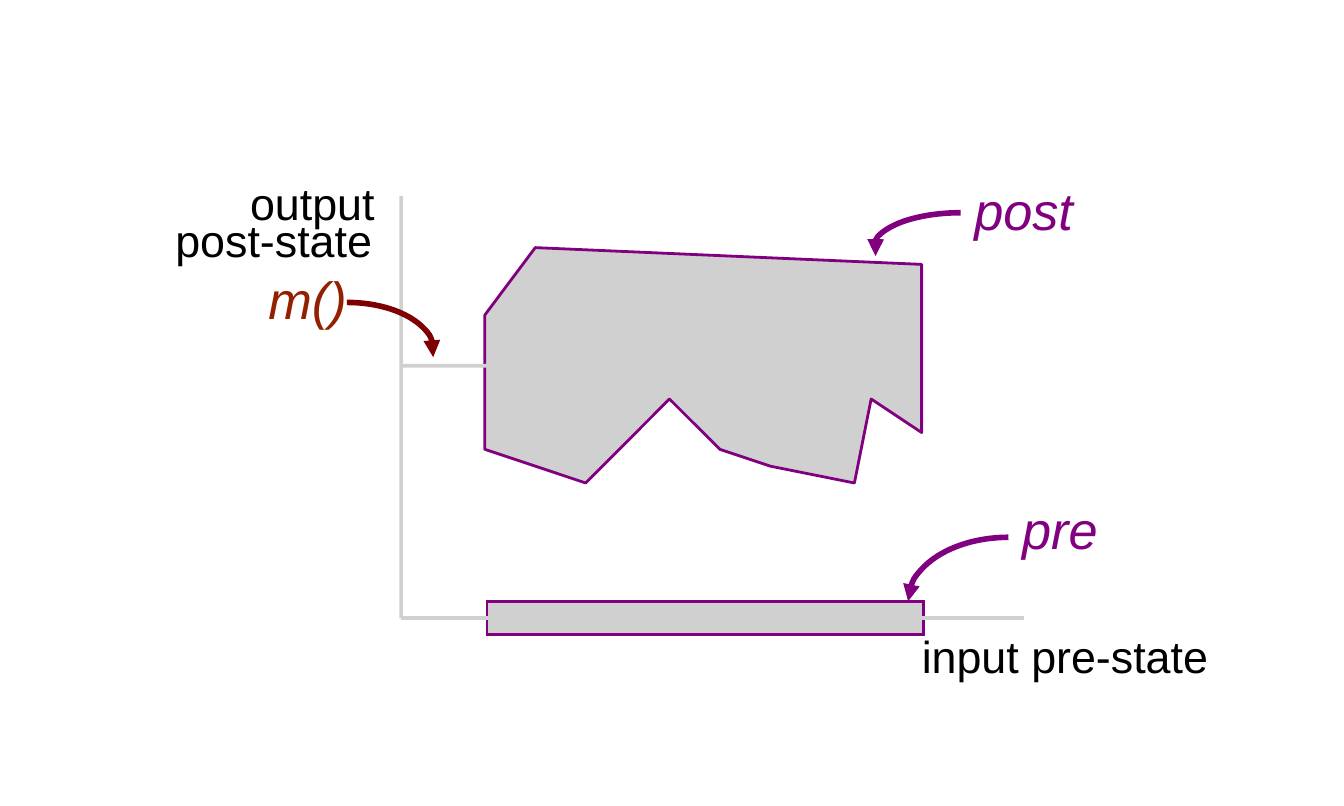
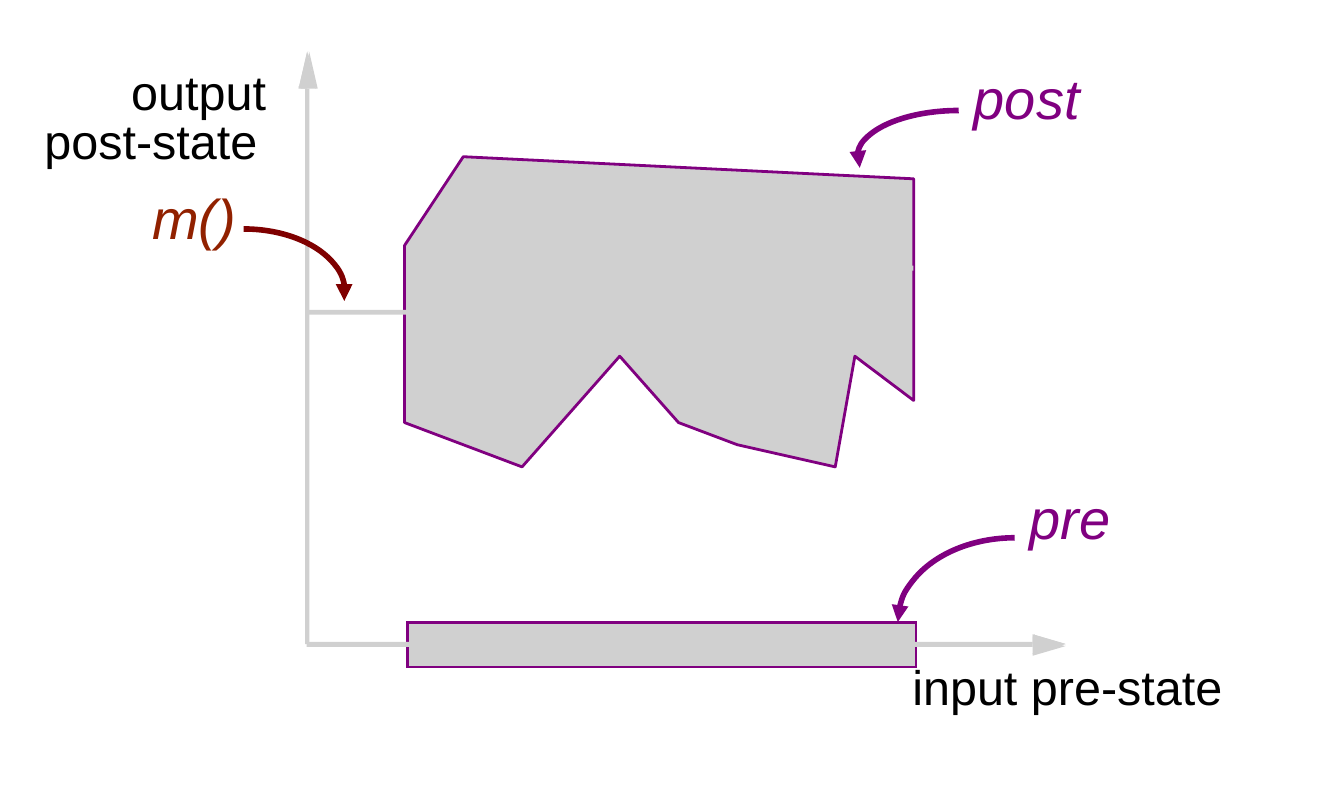
Before and after one commit to GaloisInc/ESCJava2, a slide deck: slide 6 of ESCTools/slides/CAV2007Tutorial/new-diagrams.ppt. Drawn at 1344x806 pixels with LibreOffice and Linux fonts; fonts in the diff are those of the drawing; grey boxes stand for pictures; background and template pictures are left out. Boxes give left, top, right and bottom in pixels: in the first picture for what was removed or moved away, otherwise in the second. Text is boxed around its words. In the diff, an @@ line names an element or a change of style, - is before the commit and + after.

```diff
--- a/ESCTools/slides/CAV2007Tutorial/new-diagrams.ppt
+++ b/ESCTools/slides/CAV2007Tutorial/new-diagrams.ppt
@@ picture added at box(298, 52, 317, 89) @@
@@ picture added at box(298, 52, 316, 89) @@
@@ text "post": place and size @@
-text "post" at box(974, 196, 1073, 240)
+text "post" at box(974, 82, 1080, 128)
@@ size 24 to 26 pt in 3 elements at box(912, 666, 1222, 714), box(44, 127, 257, 169), box(131, 78, 266, 119) @@
@@ text "output": place and size @@
-text "output" at box(250, 191, 374, 229)
+text "output" at box(131, 78, 266, 119)
@@ picture: place and size @@
-picture at box(399, 196, 403, 618)
+picture at box(305, 89, 309, 645)
@@ text "post-state": place and size @@
-text "post-state" at box(175, 222, 372, 266)
+text "post-state" at box(44, 127, 257, 169)
@@ freeform shape: place and size @@
-freeform shape at box(874, 212, 1048, 284)
+freeform shape at box(857, 110, 1060, 204)
@@ picture: place and size @@
-picture at box(669, 331, 786, 351)
+picture at box(405, 157, 914, 468)
@@ size 28 to 30 pt in 3 elements at box(1029, 509, 1110, 549), box(974, 82, 1080, 128), box(152, 198, 236, 249) @@
@@ text "m()": place and size @@
-text "m()" at box(268, 281, 346, 330)
+text "m()" at box(152, 198, 236, 249)
@@ freeform shape: place and size @@
-freeform shape at box(259, 302, 433, 399)
+freeform shape at box(142, 228, 345, 356)
@@ picture: place and size @@
-picture at box(401, 331, 671, 368)
+picture at box(306, 266, 622, 314)
@@ picture: place and size @@
-picture at box(485, 247, 922, 482)
+picture at box(620, 266, 757, 293)
@@ picture added at box(757, 266, 914, 271) @@
@@ text "pre": place and size @@
-text "pre" at box(1022, 521, 1097, 560)
+text "pre" at box(1029, 509, 1110, 549)
@@ freeform shape: place and size @@
-freeform shape at box(909, 538, 1109, 665)
+freeform shape at box(898, 538, 1132, 706)
@@ picture: place and size @@
-picture at box(401, 617, 1024, 621)
+picture at box(407, 622, 917, 667)
@@ picture: place and size @@
-picture at box(487, 602, 923, 636)
+picture at box(306, 642, 1032, 648)
@@ text "input pre-state": place and size @@
-text "input pre-state" at box(922, 640, 1208, 682)
+text "input pre-state" at box(912, 666, 1222, 714)
@@ picture added at box(1032, 634, 1064, 656) @@
@@ picture added at box(1032, 634, 1064, 655) @@
```
Also in this commit, not shown: 14 other slides changed, 3 slides added, 1 slide removed, 39 other files.
